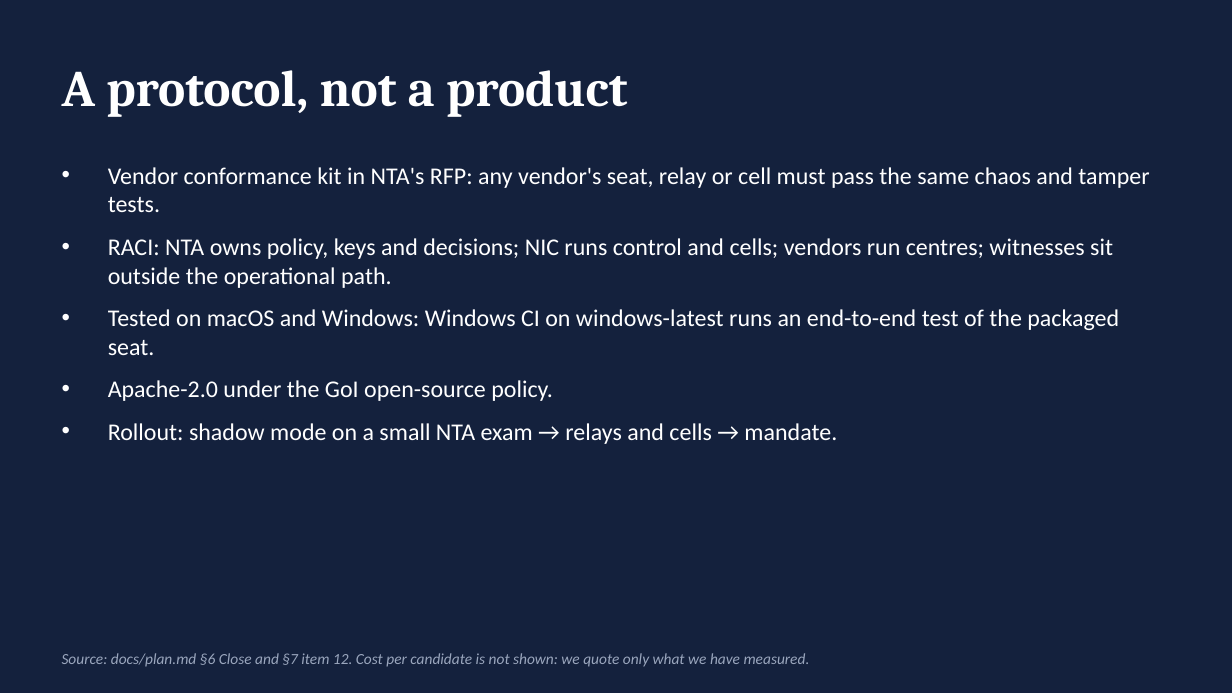
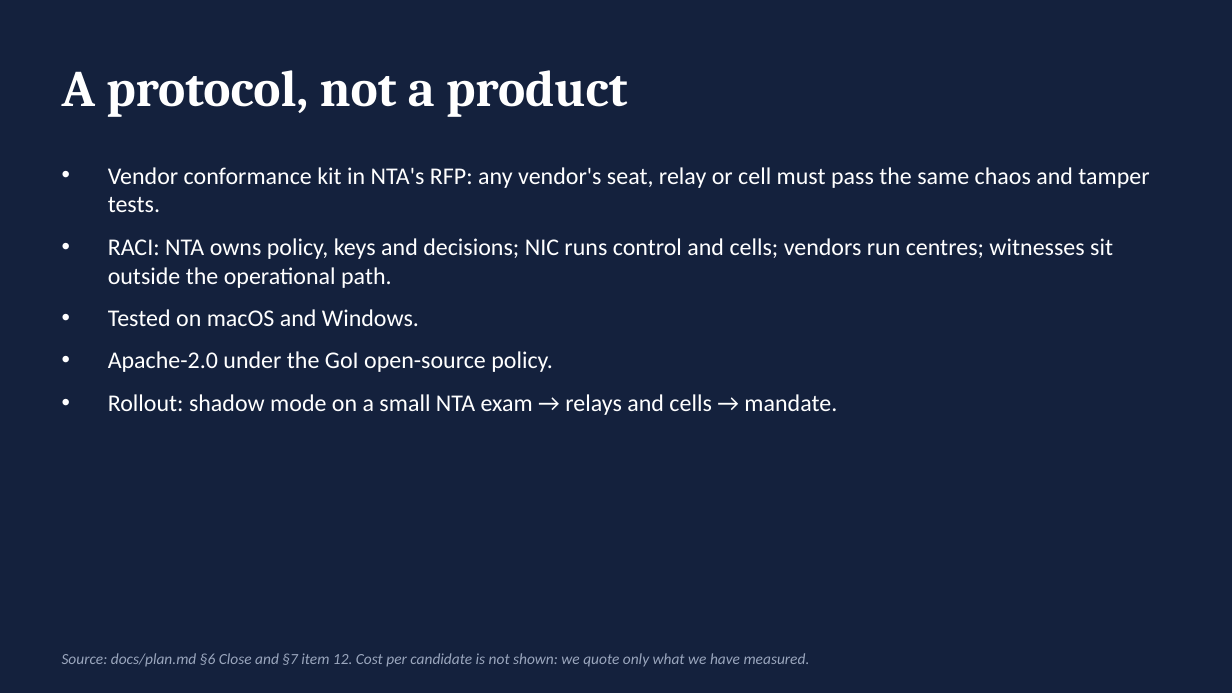
Before and after one commit to anirudh12032008/saakshi, a slide deck: slide 13 of docs/deck/saakshi.pptx. Drawn at 1232x693 pixels with LibreOffice and Linux fonts; fonts in the diff are those of the drawing. Boxes give left, top, right and bottom in pixels: in the first picture for what was removed or moved away, otherwise in the second. Text is boxed around its words. In the diff, an @@ line names an element or a change of style, - is before the commit and + after.

Commit message:
docs: solution presentation PDF, plain wording, no em dashes

```diff
--- a/docs/deck/saakshi.pptx
+++ b/docs/deck/saakshi.pptx
@@ text at (108,309,419,326): text changed @@
-• Tested on macOS and Windows: Windows CI on windows-latest runs an end-to-end test of the packaged seat.
+• Tested on macOS and Windows.
```
Also in this commit, not shown: 7 other slides changed, 2 other files.
